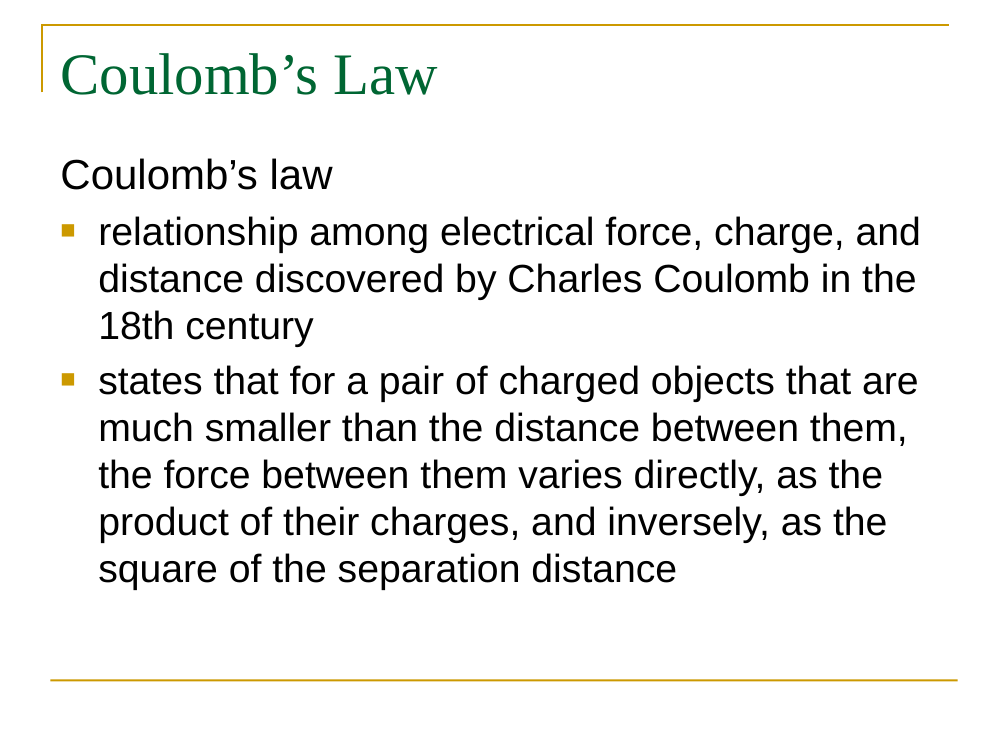
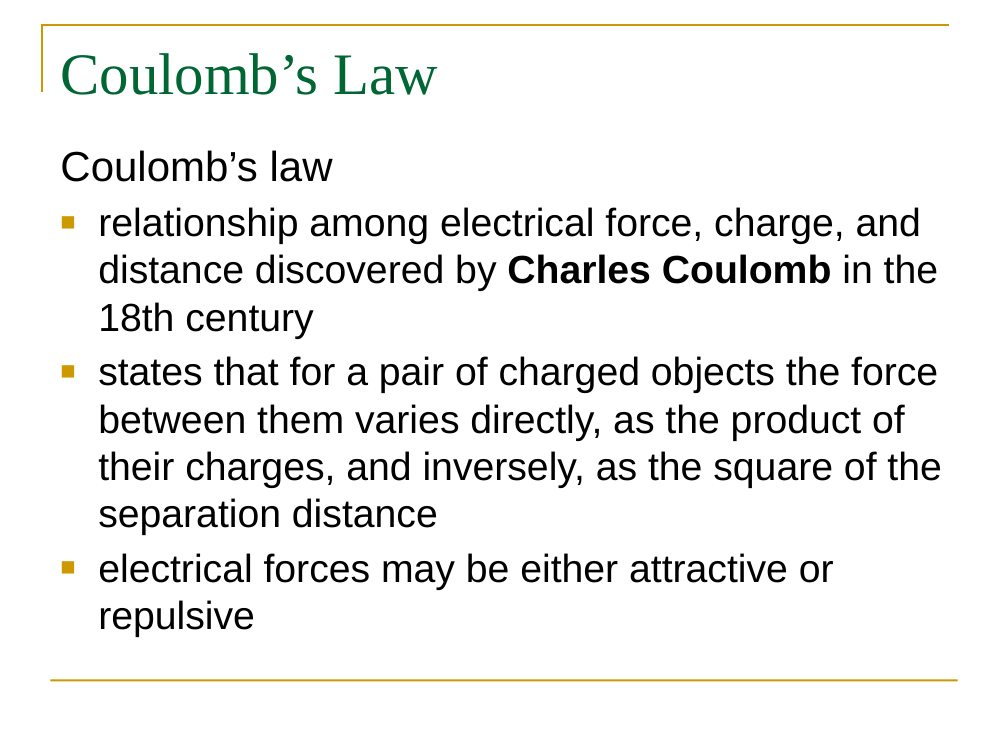
Before and after one commit to pcomitz/physics, a slide deck: slide 14 of mod4_wk6/phy_wk6_mod4_part1.pptx. Drawn at 1008x756 pixels with LibreOffice and Linux fonts; fonts in the diff are those of the drawing. Boxes give left, top, right and bottom in pixels: in the first picture for what was removed or moved away, otherwise in the second. Text is boxed around its words. In the diff, an @@ line names an element or a change of style, - is before the commit and + after.

```diff
--- a/mod4_wk6/phy_wk6_mod4_part1.pptx
+++ b/mod4_wk6/phy_wk6_mod4_part1.pptx
@@ text "Coulomb’s law": place and size @@
-text "Coulomb’s law" at [60,158,921,590]
+text "Coulomb’s law" at [60,150,941,637]
@@ text at [98,207,938,339]: bold on in "Charles Coulomb" @@
@@ text at [98,356,941,637]: text changed @@
-■ states that for a pair of charged objects that are much smaller than the distance between them, the force between them varies directly, as the product of their charges, and inversely, as the square of the separation distance
+■ states that for a pair of charged objects the force between them varies directly, as the product of their charges, and inversely, as the square of the separation distance
+■ electrical forces may be either attractive or repulsive
```
Also in this commit, not shown: 10 other slides changed, 6 slides added, 3 slides removed.
